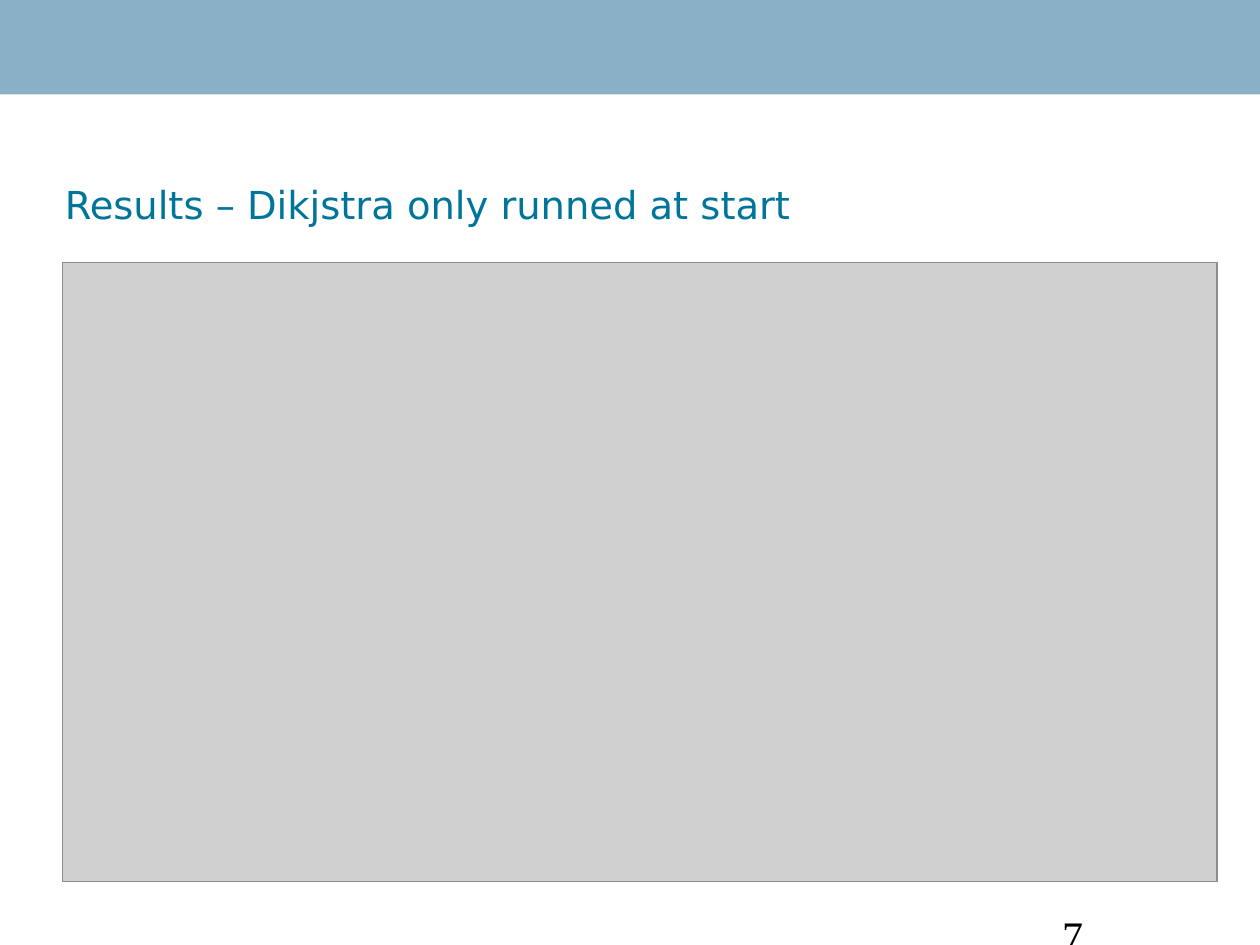
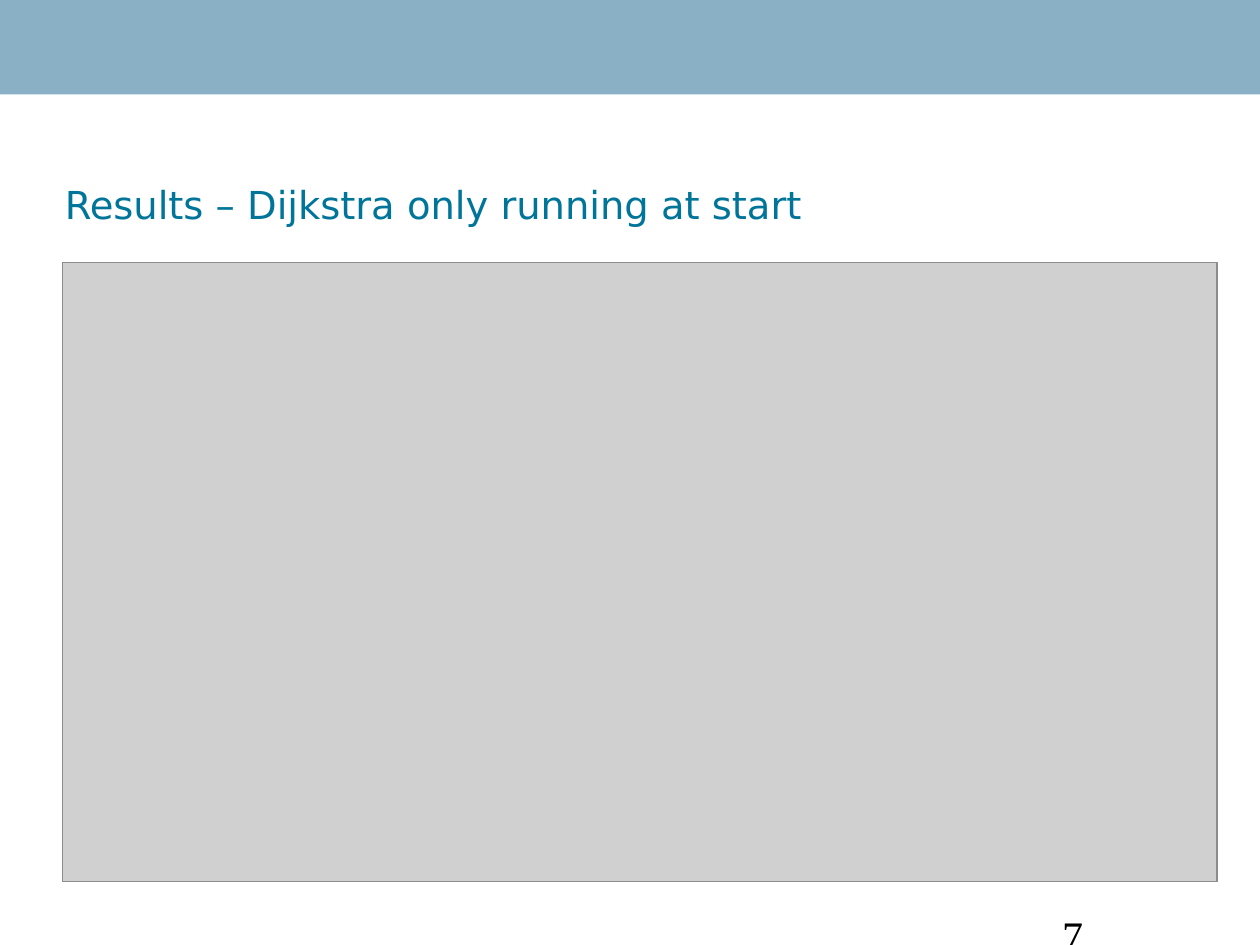
Before and after one commit to Danidude/Master-Thesis, a slide deck: slide 7 of Report/IKT 590 Master Thesis.ppt. Drawn at 1260x945 pixels with LibreOffice and Linux fonts; fonts in the diff are those of the drawing; grey boxes stand for pictures; background and template pictures are left out. Boxes give left, top, right and bottom in pixels: in the first picture for what was removed or moved away, otherwise in the second. Text is boxed around its words. In the diff, an @@ line names an element or a change of style, - is before the commit and + after.

Commit message:
Fixed the spelling errors

```diff
--- a/Report/IKT 590 Master Thesis.ppt
+++ b/Report/IKT 590 Master Thesis.ppt
@@ title at <box>65,189,802,227</box>: text changed @@
-Results – Dikjstra only runned at start
+Results – Dijkstra only running at start
```
Also in this commit, not shown: 4 other slides changed, 1 slide added, 1 slide removed.
